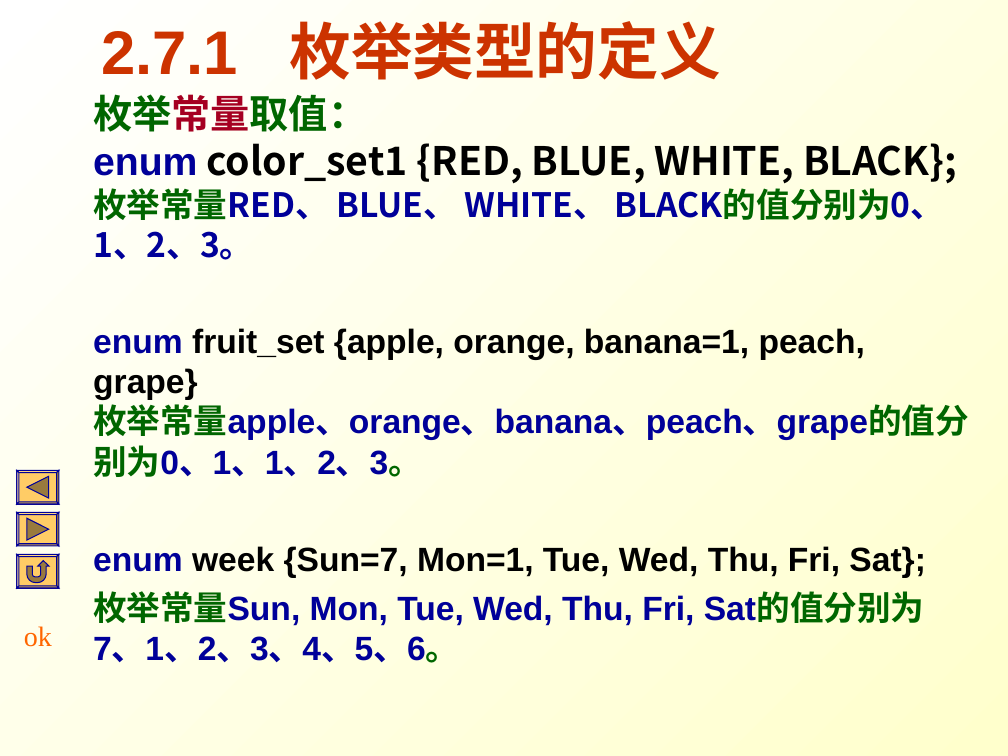
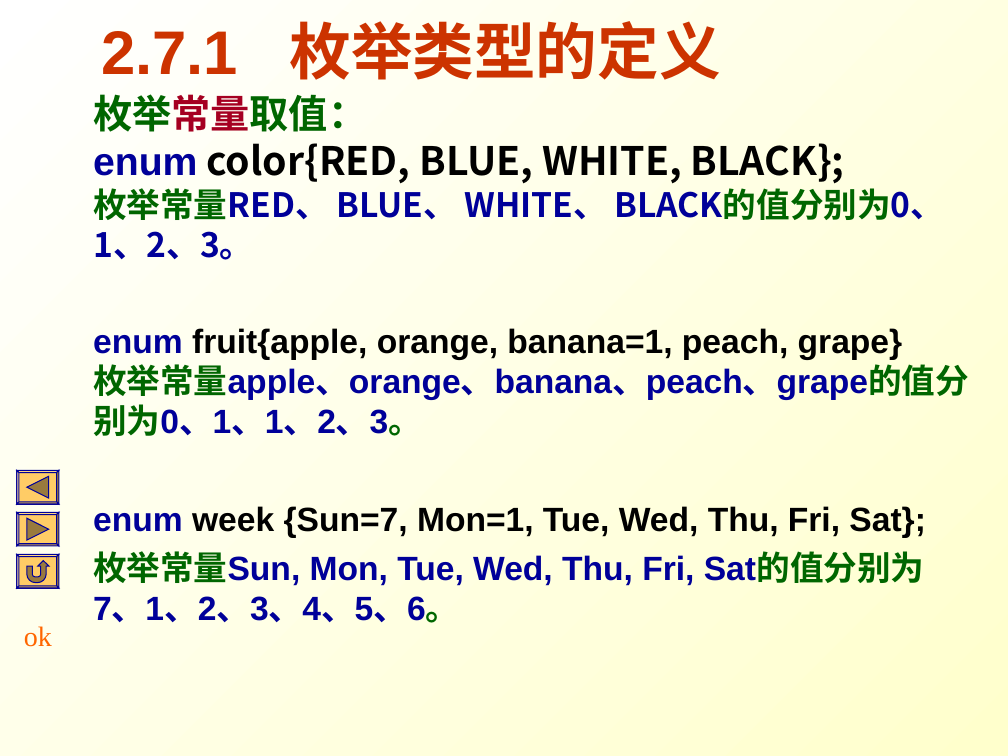
Before and after one commit to Changhe160/Changhe160.github.io, a slide deck: slide 53 of teachingRes/Cplusplus/unit02控制结构.ppt. Drawn at 1008x756 pixels with LibreOffice and Linux fonts; fonts in the diff are those of the drawing. Boxes give left, top, right and bottom in pixels: in the first picture for what was removed or moved away, otherwise in the second. Text is boxed around its words. In the diff, an @@ line names an element or a change of style, - is before the commit and + after.

```diff
--- a/teachingRes/Cplusplus/unit02控制结构.ppt
+++ b/teachingRes/Cplusplus/unit02控制结构.ppt
@@ text at [93, 143, 845, 184]: text changed @@
-enum color_set1 {RED, BLUE, WHITE, BLACK};
+enum color{RED, BLUE, WHITE, BLACK};
@@ text at [93, 328, 903, 360]: text changed @@
-enum fruit_set {apple, orange, banana=1, peach, grape}
+enum fruit{apple, orange, banana=1, peach, grape}
```
Also in this commit, not shown: 8 other slides changed, 1 slide added, 1 slide removed.
